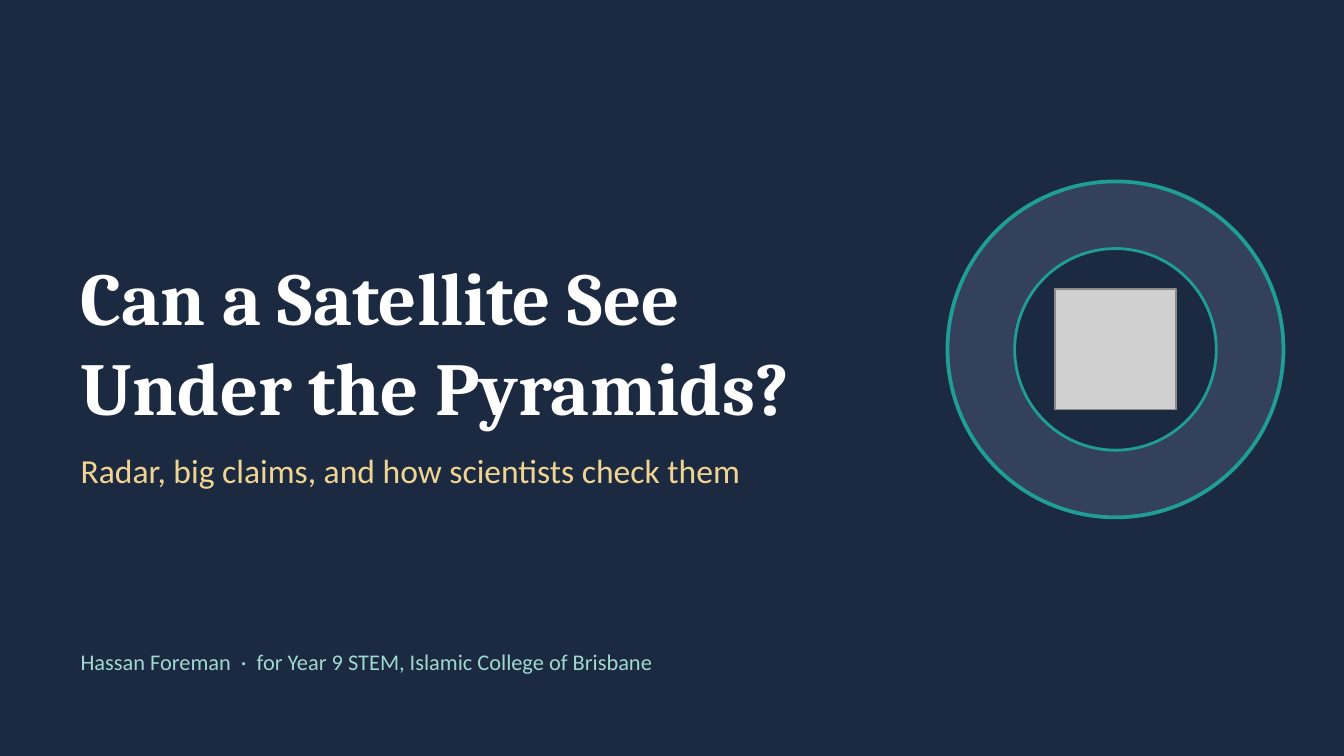
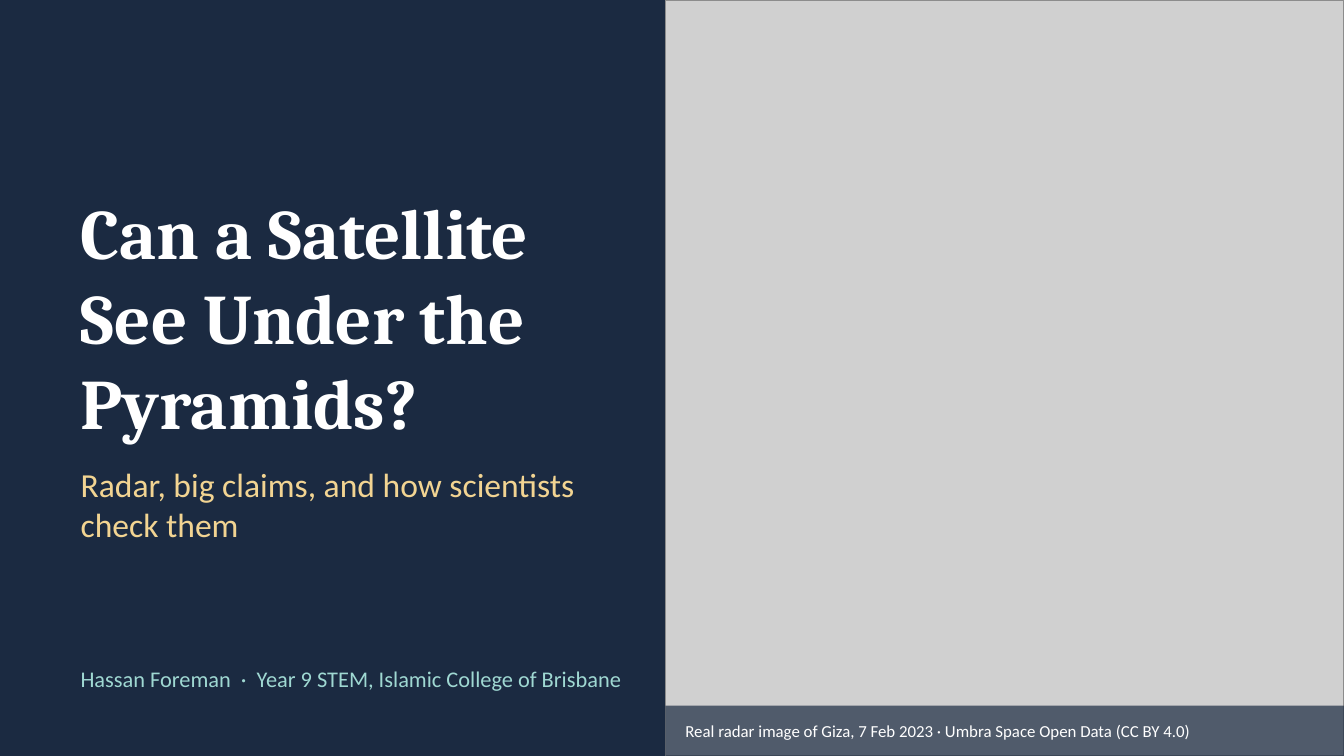
Before and after one commit to Hassanforeman/subsurface-sar-tomo, a slide deck: slide 1 of docs/outreach/Radar_and_the_Pyramids_Year9.pptx. Drawn at 1344x756 pixels with LibreOffice and Linux fonts; fonts in the diff are those of the drawing; grey boxes stand for pictures. Boxes give left, top, right and bottom in pixels: in the first picture for what was removed or moved away, otherwise in the second. Text is boxed around its words. In the diff, an @@ line names an element or a change of style, - is before the commit and + after.

```diff
--- a/docs/outreach/Radar_and_the_Pyramids_Year9.pptx
+++ b/docs/outreach/Radar_and_the_Pyramids_Year9.pptx
@@ picture added at [665,0,1344,755] @@
@@ title "Can a Satellite See Under ...": place and size @@
-title "Can a Satellite See Under ..." at [81,273,789,431]
+title "Can a Satellite See Under ..." at [81,209,528,444]
@@ title "Can a Satellite See Under ..." at [81,209,528,444]: size 40 to 38 pt @@
@@ ellipse removed at [948,181,1284,517] @@
@@ ellipse removed at [1015,249,1216,450] @@
@@ picture removed at [1055,289,1176,410] @@
@@ text "Radar, big claims, and how ..." rewrapped from [81,459,739,489] to [81,473,574,538] @@
@@ text at [81,671,621,691]: text changed @@
-Hassan Foreman · for Year 9 STEM, Islamic College of Brisbane
+Hassan Foreman · Year 9 STEM, Islamic College of Brisbane
@@ rectangle added at [665,706,1344,756], fill #1B2A41 at 70% opacity @@
@@ text added at [685,725,1189,740], 9 pt, text #FFFFFF @@
+Real radar image of Giza, 7 Feb 2023 · Umbra Space Open Data (CC BY 4.0)
```
Also in this commit, not shown: 8 other slides changed, 3 slides added, 2 slides removed, 6 other files.
